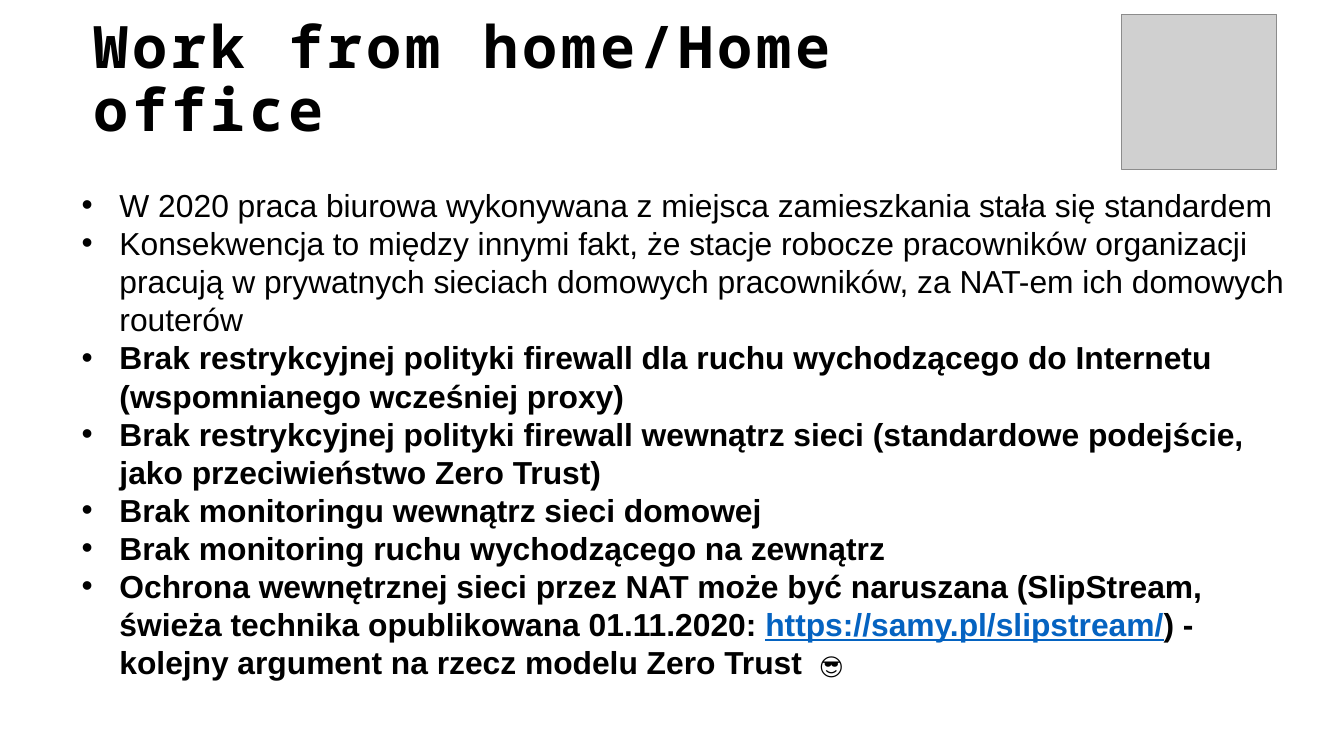
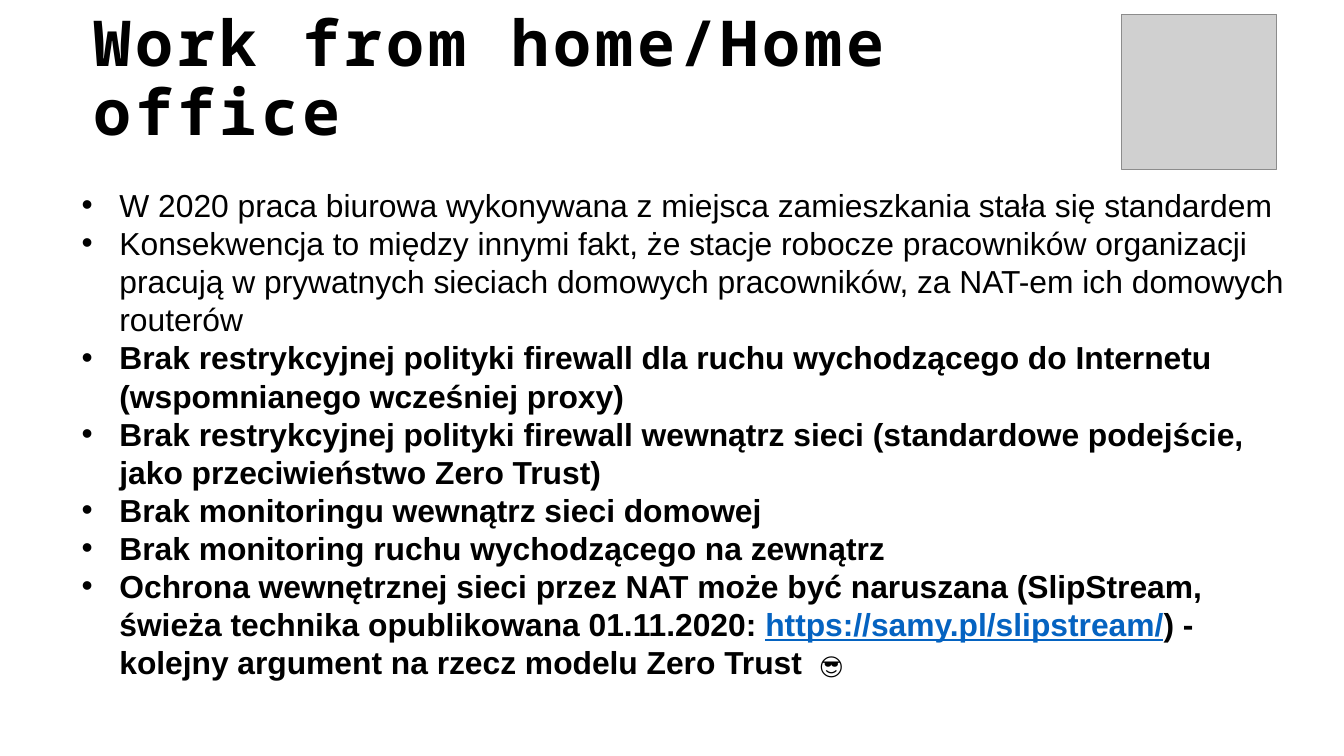
Before and after one commit to ewilded/DFIR, a slide deck: slide 21 of 1_Infrastruktura_IT.pptx. Drawn at 1344x756 pixels with LibreOffice and Linux fonts; fonts in the diff are those of the drawing; grey boxes stand for pictures. Boxes give left, top, right and bottom in pixels: in the first picture for what was removed or moved away, otherwise in the second. Text is boxed around its words. In the diff, an @@ line names an element or a change of style, - is before the commit and + after.

```diff
--- a/1_Infrastruktura_IT.pptx
+++ b/1_Infrastruktura_IT.pptx
@@ title "Work from home/Home office" at box(94, 17, 885, 136): size 41.8 to 45.2 pt @@
```
Also in this commit, not shown: 1 other slide changed.
